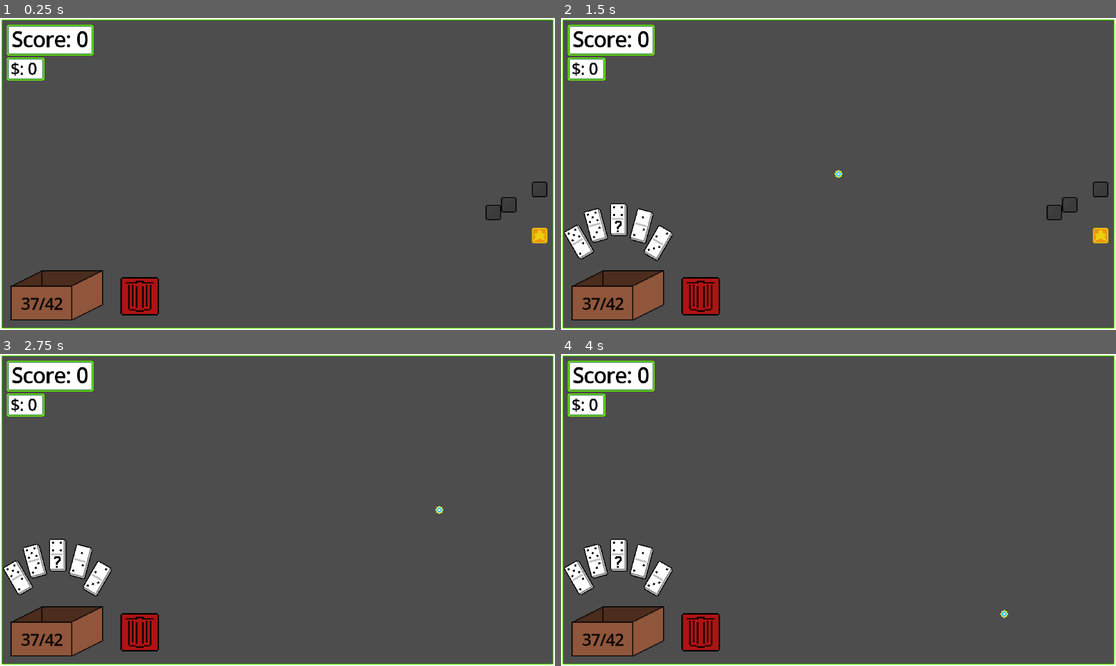
Above: before the commit, frames 1-4 (two rows, left to right).
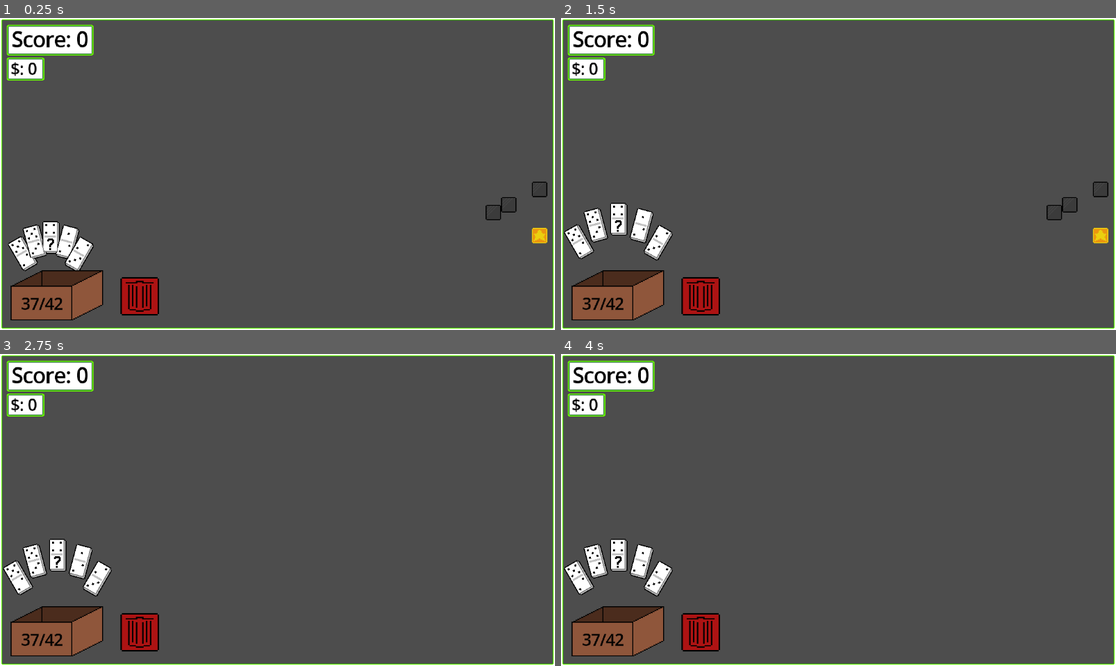
Above: after the commit, the same moments.

Repository: Ghoose1/GFPGame
Game: Godot game, scene res://scenes/scene.tscn
The game is run twice, just before and just after one commit, with the same random seed, the same clock (stepped at 60 frames per second) and the same inputs.
Inputs (mouse positions are in pixels of both pictures, inside the frame that each line leads up to):
- Up to frame 1 (0.25 s): no input
- Up to frame 2 (1.5 s): tap Enter at 0.5 s; move the mouse to (960, 158) at 0.52 s; hold Space (Start Score) 0.53-1.25 s; click (960, 158) at 0.67 s; drag from (727, 189) to (810, 236) at 1.27 s
- Up to frame 3 (2.75 s): move the mouse to (333, 441) at 2.02 s; hold A (Camera_Left) from 2.03 s (still down); click (333, 441) at 2.17 s; tap Space (Start Score) at 2.3 s
- Up to frame 4 (4 s): release A (Camera_Left) at 2.75 s; tap Space (Start Score) at 2.75, 3.5, 3.8 s; drag from (810, 572) to (672, 463) at 2.77 s; move the mouse to (1005, 556) at 3.52 s; hold W (Camera_Up) from 3.53 s (still down); click (1005, 556) at 3.67 s

The runs differ from the first frame. In frame 1, 1.5% of the frame differs, in the area x 1-17%, y 65-82%; in frame 2, 0.3%; in frame 3, less than 0.1%; in frame 4, less than 0.1%.

Commit message:
FIXES
1. Prevented drag/drop parent assertion crash after invalid occupied placement.
2. Prevented invalid snaps from being treated as valid placements.
3. Moved placement signal emission until placement fully succeeds.
4. Fixed discard hit detection to use global coordinates and a named node.
5. Fixed initial hand spawn coordinate space mismatch.
6. Added safer hand removal logic to avoid accidental remove_at(-1).
7. Connected score and dollar labels to player signals.
8. Added cleanup when score animation starts with no connected dominos.
9. Added minimum and maximum camera zoom clamp.
10. Added defensive parent repair in board drag/undrag handling.

Diff:
--- a/Dominos/basic.gd
+++ b/Dominos/basic.gd
@@ -18,33 +18,37 @@
 	face0.update_frame()
 	face1.update_frame()
 
-func snap_to_point() -> void:
+func snap_to_point() -> bool:
 	# check which face we should rotate with
 	var face0_valid : bool = face0.can_connect_to(closest_snap_point.faces)
 	var face1_valid : bool = face1.can_connect_to(closest_snap_point.faces)
 
-	if face0_valid or face1_valid:
-		# rotate so that face0 'points' towards other domino
-		# (remember, closest_snap_point belongs to the other domino, so the direction is reversed)
+	if not (face0_valid or face1_valid):
+		return false
 
-		# rotate to opposite direction
-		rotation_direction = ConnectionPoint.opposite_dir[closest_snap_point.direction]
+	# rotate so that face0 'points' towards other domino
+	# (remember, closest_snap_point belongs to the other domino, so the direction is reversed)
 
-		# flip if face 1 was the connecting face
-		# (face0 is facing 'up' when rotation is 0)
-		if face1_valid:
-			connecting_face = 1
-			rotation += PI
-		else:
-			connecting_face = 0
+	# rotate to opposite direction
+	rotation_direction = ConnectionPoint.opposite_dir[closest_snap_point.direction]
 
-		# rotate by the amount the connecting domino is rotated
-		global_rotation += closest_snap_domino.global_rotation
+	# flip if face 1 was the connecting face
+	# (face0 is facing 'up' when rotation is 0)
+	if face1_valid:
+		connecting_face = 1
+		rotation += PI
+	else:
+		connecting_face = 0
 
-		# move to correct position
-		global_position = closest_snap_domino.global_position + \
-			closest_snap_point.position.rotated(closest_snap_domino.global_rotation) - \
-			ConnectionPoint.direction_vecs[closest_snap_point.direction].rotated(closest_snap_domino.global_rotation) * 7
+	# rotate by the amount the connecting domino is rotated
+	global_rotation += closest_snap_domino.global_rotation
+
+	# move to correct position
+	global_position = closest_snap_domino.global_position + \
+		closest_snap_point.position.rotated(closest_snap_domino.global_rotation) - \
+		ConnectionPoint.direction_vecs[closest_snap_point.direction].rotated(closest_snap_domino.global_rotation) * 7
+
+	return true
 
 func on_placed() -> void:
 	# this works because the connection point order is ^v<>, and faces are ^ and v,
--- a/Dominos/domino.gd
+++ b/Dominos/domino.gd
@@ -76,7 +76,7 @@
 
 ## Move the domino to the correct position to connect to the closest snap point
 ## different domino shapes will need different logic to do this
-@abstract func snap_to_point() -> void;
+@abstract func snap_to_point() -> bool;
 
 ## Called when the domino is placed, should handle connecting to the snapped domino
 @abstract func on_placed() -> void;
@@ -175,6 +175,7 @@
 						break
 
 				if tilesOccupied:
+					undrag.emit()
 					return
 
 				# place onto board
@@ -258,15 +259,15 @@
 ## Place the domino on the board
 ## This needs to take care of calling connection logic for both this domino and the connecting domino
 func place() -> void:
+	if closest_snap_domino == null or closest_snap_point == null:
+		undrag.emit()
+		return
+
 	for point in connection_points:
 		point.enabled = true
 	#connect_to(closest_snap_domino, closest_snap_point)
 	#closest_snap_domino.connect_to(self, closest_snap_point)
 	placed = true
-	sig_placed.emit()
-
-	assert(closest_snap_domino != null)
-	assert(closest_snap_point != null)
 
 	connected_dominos.append(closest_snap_domino)
 	on_placed()
@@ -278,6 +279,9 @@
 	var tilemap : TileMapLayer = Globals.board.domino_tilemap
 	for vec in get_tilemap_cords():
 		tilemap.set_cell(vec, 1, Vector2i.ZERO)
+
+	has_snap_point = false
+	sig_placed.emit()
 
 ## minimum distance to snap to a connection point
 const MIN_SNAP_DIST_SQ : float = 32.0 * 32.0
@@ -313,8 +317,6 @@
 		# actually snap to the point
 		assert(closest_snap_point != null)
 
-		has_snap_point = true
-
-		snap_to_point()
-
-#endregion
+		has_snap_point = snap_to_point()
+
+#endregion
--- a/Dominos/starter.gd
+++ b/Dominos/starter.gd
@@ -15,7 +15,7 @@
 
 func get_width() -> int: return 2
 func get_height() -> int: return 2
-func snap_to_point() -> void: pass
+func snap_to_point() -> bool: return false
 func on_placed() -> void: pass
 
 const DirectionVecs : Array[Vector2] = [
--- a/scenes/scene.tscn
+++ b/scenes/scene.tscn
@@ -14,9 +14,6 @@
 metadata/_custom_type_script = "uid://4ixbyhkrhcir"
 
 [node name="UILayer" parent="Player" unique_id=1594262151 instance=ExtResource("3_t7and")]
-
-[node name="SubViewportContainer" parent="Player/UILayer" index="0" unique_id=2019396443]
-anchors_preset = 15
 
 [node name="Camera2D" parent="Player" unique_id=2054708085 instance=ExtResource("2_gjmho")]
 
--- a/scripts/board.gd
+++ b/scripts/board.gd
@@ -9,6 +9,7 @@
 @onready var domino_tilemap : TileMapLayer = $DominoTiles
 @onready var box_parent := Globals.player.find_child("BoxParent")
 @onready var box : DominoBox = Globals.player.find_child("BoxRect")
+@onready var discard_rect : TextureRect = box_parent.get_node("Discard")
 
 func _ready() -> void:
 	# generate the starting set of dominoes
@@ -40,7 +41,7 @@
 	var domino := pop_boxed_domino()
 	hand.append(domino)
 
-	domino.position = box.global_position + box.get_rect().size / 2.0
+	domino.global_position = box.global_position + box.get_rect().size / 2.0
 
 	domino.boxed = false
 	domino.in_hand = true
@@ -58,20 +59,26 @@
 		domino.origin_rotation = get_hand_rotation(i) * 0.5
 
 func drag_domino(domino : Domino) -> void:
-	assert(domino.get_parent() == box_parent)
+	if domino.get_parent() != box_parent:
+		push_warning("Dragged domino was not in BoxParent. Repairing parent before drag.")
+		domino.reparent(box_parent, true)
+
 	domino.reparent(self, true)
 	domino.scale = Vector2.ONE
 
 func undrag_domino(domino : Domino) -> void:
-	assert(domino.get_parent() == self)
-	domino.reparent(box_parent, true)
+	if domino.get_parent() == self:
+		domino.reparent(box_parent, true)
+	elif domino.get_parent() != box_parent:
+		push_warning("Undragged domino was in an unexpected parent. Repairing parent.")
+		domino.reparent(box_parent, true)
 	#domino.position += get_viewport_rect().size / 4 - get_viewport().get_camera_2d().position
 
 	# fuck it just cheat
 	domino.global_position = domino.get_global_mouse_position()
 	domino.scale = Vector2.ONE
 
-	if (box_parent.get_child(1) as TextureRect).get_rect().has_point(domino.position):
+	if discard_rect.get_global_rect().has_point(domino.global_position):
 		discard_domino(domino)
 
 func discard_domino(domino : Domino) -> void:
@@ -80,7 +87,9 @@
 
 func replace_domino(domino : Domino) -> void:
 	domino.in_hand = false
-	hand.remove_at(hand.find(domino))
+	var hand_index := hand.find(domino)
+	if hand_index != -1:
+		hand.remove_at(hand_index)
 	if !boxed_dominoes.is_empty():
 		add_hand_domino()
 	update_hand_domino_target_positions()
--- a/scripts/camera.gd
+++ b/scripts/camera.gd
@@ -1,6 +1,8 @@
 extends Camera2D
 
 const CAMERA_SPEED := 480
+const MIN_ZOOM := 0.5
+const MAX_ZOOM := 4.0
 
 @onready var origin_position := position
 @onready var origin_zoom := zoom
@@ -24,11 +26,8 @@
 
 	if event.button_index == MOUSE_BUTTON_WHEEL_UP:
 		zoom *= 1 + (0.1)
-		if zoom.x > 4:
-			zoom.x = 4
-			zoom.y = 4
 	elif event.button_index == MOUSE_BUTTON_WHEEL_DOWN:
 		zoom /= 1 + (0.1)
-		if zoom.x > 4:
-			zoom.x = 4
-			zoom.y = 4
+
+	zoom.x = clamp(zoom.x, MIN_ZOOM, MAX_ZOOM)
+	zoom.y = clamp(zoom.y, MIN_ZOOM, MAX_ZOOM)
--- a/scripts/player.gd
+++ b/scripts/player.gd
@@ -23,3 +23,13 @@
 
 func _ready() -> void:
 	Globals.player = self
+
+	var score_label := $UILayer/Container/Control/ScoreRect/ScoreLabel
+	if score_label != null and score_label.has_method("update_value"):
+		score_changed.connect(Callable(score_label, "update_value"))
+		score_label.update_value(score)
+
+	var dollar_label := $UILayer/Container/Control/DollarRect/DollarLabel
+	if dollar_label != null and dollar_label.has_method("update_value"):
+		dollars_changed.connect(Callable(dollar_label, "update_value"))
+		dollar_label.update_value(dollars)
--- a/scripts/score_thing.gd
+++ b/scripts/score_thing.gd
@@ -27,6 +27,7 @@
 
 	var connected_count : int = starter.connected_dominos.size()
 	if connected_count == 0:
+		queue_free()
 		return
 
 	initialize(starter, starter.score_value(), [], -1, starter.connected_dominos[0])
